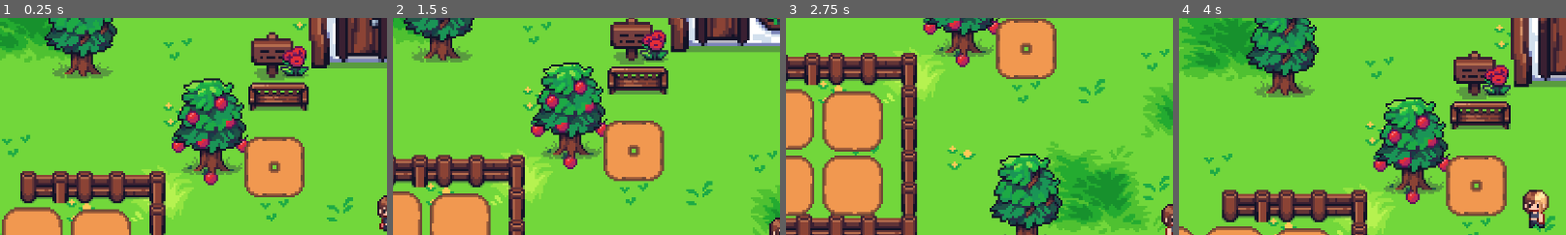
Above: before the commit, frames 1-4 (left to right).
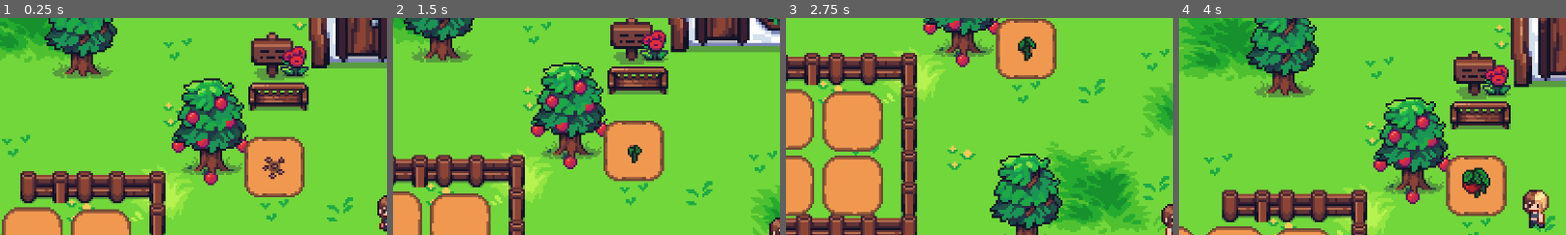
Above: after the commit, the same moments.

Repository: pazfelipe/little-farm
Game: Godot game, scene res://main.tscn
Two runs of this game, one before a commit and one after it. Both use one fixed random seed, a clock stepped at 60 frames per second and the inputs below.
Inputs:
- Up to frame 1 (0.25 s): no input
- Up to frame 2 (1.5 s): hold Right (ui_right) 0.53-1.28 s; tap E (action) at 0.6, 1.35 s; hold Down (ui_down) from 1.28 s (still down)
- Up to frame 3 (2.75 s): release Down (ui_down) at 2.03 s; hold Right (ui_right) from 2.03 s (still down); tap E (action) at 2.1 s
- Up to frame 4 (4 s): release Right (ui_right) at 2.78 s; hold Up (ui_up) 2.78-3.53 s; tap E (action) at 2.85, 3.6 s; hold Left (ui_left) from 3.53 s (still down)
The pictures show only the part of the screen within x 0-50%, y 6-56%; the shares and areas given below are measured in that part.

The runs differ from the first frame. In frame 1, 0.3% of the frame differs, in the area x 67-74%, y 63-75%; in frame 2, 0.2%; in frame 3, 0.3%; in frame 4, 0.8%, in the area x 73-81%, y 68-84%.

Commit message:
feat: enhance crop planting and harvesting mechanics
- Updated main script to allow planting and harvesting through the current plot.
- Refactored tomato and corn scripts to emit signals when crops are fully grown.
- Introduced new corn scene and updated tomato scene for better crop management.
- Enhanced plot script to manage planting and harvesting actions more effectively.

Diff:
--- a/main.gd
+++ b/main.gd
@@ -1,12 +1,8 @@
 extends Node2D
 
-var corn_scene = preload("res://scenes/corn.tscn")
-var current_plot: Node = null
+var current_plot: Area2D = null
 
 func _process(delta: float) -> void:
-	if Input.is_action_just_pressed("action") and current_plot and current_plot.is_allowed_to_plant:
-		var corn_instance = corn_scene.instantiate()
-		var farmer = get_node_or_null("farmer")
-		if farmer:
-			corn_instance.position = farmer.global_position
-			add_child(corn_instance)
+	if Input.is_action_just_pressed("action") and current_plot:
+		current_plot.try_plant()
+		current_plot.try_harvest()
--- a/main.tscn
+++ b/main.tscn
@@ -4,7 +4,7 @@
 [ext_resource type="PackedScene" uid="uid://beeub8w053o63" path="res://scenario.tscn" id="1_ig7tw"]
 [ext_resource type="PackedScene" uid="uid://cidclijdo8rmc" path="res://farmer.tscn" id="2_0xm2m"]
 [ext_resource type="Script" uid="uid://cboh5gq35r456" path="res://scenario.gd" id="2_272bh"]
-[ext_resource type="PackedScene" uid="uid://cudh423j6tp5e" path="res://tomato.tscn" id="3_h2yge"]
+[ext_resource type="PackedScene" uid="uid://cudh423j6tp5e" path="res://scenes/crops/tomato.tscn" id="3_h2yge"]
 [ext_resource type="Texture2D" uid="uid://dvpallg5h1jaw" path="res://assets/tilemaps/summer and spring items.png" id="4_1bvp3"]
 [ext_resource type="Script" uid="uid://b20np1286t5u7" path="res://tomato_crops_value.gd" id="4_lquwl"]
 [ext_resource type="Texture2D" uid="uid://b4l1enbld0m0y" path="res://assets/bugs/butterfly.png" id="6_7mycd"]
@@ -473,21 +473,27 @@
 
 [node name="Plot" parent="Garden" instance=ExtResource("11_efxa6")]
 position = Vector2(-68, 145)
+crop = "tomato"
 
 [node name="Plot2" parent="Garden" instance=ExtResource("11_efxa6")]
 position = Vector2(-34, 145)
+crop = "tomato"
 
 [node name="Plot3" parent="Garden" instance=ExtResource("11_efxa6")]
 position = Vector2(-67, 177)
+crop = "corn"
 
 [node name="Plot4" parent="Garden" instance=ExtResource("11_efxa6")]
 position = Vector2(0, 146)
+crop = "corn"
 
 [node name="Plot5" parent="Garden" instance=ExtResource("11_efxa6")]
 position = Vector2(-34, 178)
+crop = "tomato"
 
 [node name="Plot6" parent="Garden" instance=ExtResource("11_efxa6")]
 position = Vector2(0, 178)
+crop = "corn"
 
 [connection signal="body_entered" from="tomato" to="tomato" method="_on_body_entered"]
 [connection signal="body_exited" from="tomato" to="tomato" method="_on_body_exited"]
--- a/scripts/corn.gd
+++ b/scripts/corn.gd
@@ -1,6 +1,9 @@
 extends Area2D
 
+signal crop_fully_grown(value: int)
+
 func _ready() -> void:
+	await get_tree().process_frame
 	show()
 	$AnimatedSprite2D.frame = 0
 	await get_tree().create_timer(1).timeout
@@ -13,3 +16,5 @@
 	$AnimatedSprite2D.frame = 4
 	await get_tree().create_timer(1).timeout
 	$AnimatedSprite2D.frame = 5
+
+	emit_signal("crop_fully_grown", 3)
--- a/scripts/plot.gd
+++ b/scripts/plot.gd
@@ -1,6 +1,13 @@
 extends Area2D
 
 var is_allowed_to_plant: bool = false
+var action_pressed = false
+var can_harvest = false
+var crop_amount = 0
+var instance: Node2D
+
+@export var crop: String = ""
+
 
 func _on_body_entered(body: Node2D) -> void:
 	if body.name == "farmer":
@@ -10,6 +17,39 @@
 func _on_body_exited(body: Node2D) -> void:
 	if body.name == "farmer":
 		is_allowed_to_plant = false
-		var main = get_tree().get_root().get_node("Main")
-		if main.current_plot == self:
-			main.current_plot = null
+		action_pressed = false
+		if get_tree().get_root().get_node("Main").current_plot == self:
+			get_tree().get_root().get_node("Main").current_plot = null
+
+func try_plant():
+	if is_allowed_to_plant and not instance:
+		plant()
+
+func try_harvest():
+	if can_harvest and instance:
+		harvest()
+
+func plant() -> void:
+	var crop_path = "res://scenes/crops/" + crop + ".tscn"
+	var crop_scene = load(crop_path)
+
+	if crop_scene:
+		instance = crop_scene.instantiate()
+		instance.position = Vector2(111.5, 96.5)
+		add_child(instance)
+		is_allowed_to_plant = false
+		instance.crop_fully_grown.connect(_on_crop_ready)
+	else:
+		print("Erro: cena não encontrada em ", crop_path)
+
+func harvest() -> void:
+	if instance:
+		instance.queue_free()
+		instance = null
+
+	can_harvest = false
+	is_allowed_to_plant = true
+
+func _on_crop_ready(value: int) -> void:
+	crop_amount = value
+	can_harvest = true
--- a/tomato.gd
+++ b/tomato.gd
@@ -1,53 +1,20 @@
 extends Area2D
 
-var is_there_a_plant = false
-var can_harvest = false
-var MIN_TOMATO_CROP_AFTER_HARVEST = 0
-var MAX_TOMATO_CROP_AFTER_HARVEST = 2
+signal crop_fully_grown(value: int)
 
 func _ready() -> void:
-	hide()
+	await get_tree().process_frame
+	show()
+	$AnimatedSprite2D.frame = 0
+	await get_tree().create_timer(1).timeout
+	$AnimatedSprite2D.frame = 1
+	await get_tree().create_timer(1).timeout
+	$AnimatedSprite2D.frame = 2
+	await get_tree().create_timer(1).timeout
+	$AnimatedSprite2D.frame = 3
+	await get_tree().create_timer(1).timeout
+	$AnimatedSprite2D.frame = 4
+	await get_tree().create_timer(1).timeout
+	$AnimatedSprite2D.frame = 5
 
-func _process(delta: float) -> void:
-	if Input.is_action_just_released("action"):
-		if Plot.is_inside:
-			if Plot.is_able_to_plant and can_harvest == false:
-				plant()
-			elif can_harvest:
-				harvest()
-			else:
-				pass
-
-
-
-
-func harvest() -> void:
-	if Plot.is_inside and can_harvest:
-		Plot.is_able_to_plant = true
-		is_there_a_plant = false
-		can_harvest = false
-		Crops.add_crop("tomato", randi_range(MIN_TOMATO_CROP_AFTER_HARVEST,MAX_TOMATO_CROP_AFTER_HARVEST))
-		hide()
-
-func plant() -> void:
-
-	if Crops.get_quantity("tomato") == 0:
-		return
-
-	if Plot.is_able_to_plant and Plot.is_inside and is_there_a_plant == false:
-		Crops.remove_crop("tomato", 1)
-		Plot.is_able_to_plant = false
-		is_there_a_plant = true
-		show()
-		$AnimatedSprite2D.frame = 0
-		await get_tree().create_timer(0.5).timeout
-		$AnimatedSprite2D.frame = 1
-		await get_tree().create_timer(0.5).timeout
-		$AnimatedSprite2D.frame = 2
-		await get_tree().create_timer(0.5).timeout
-		$AnimatedSprite2D.frame = 3
-		await get_tree().create_timer(0.5).timeout
-		$AnimatedSprite2D.frame = 4
-		await get_tree().create_timer(0.5).timeout
-		$AnimatedSprite2D.frame = 5
-		can_harvest = true
+	emit_signal("crop_fully_grown", 5)
Renamed: scenes/corn.tscn -> scenes/crops/corn.tscn
Renamed: tomato.tscn -> scenes/crops/tomato.tscn
